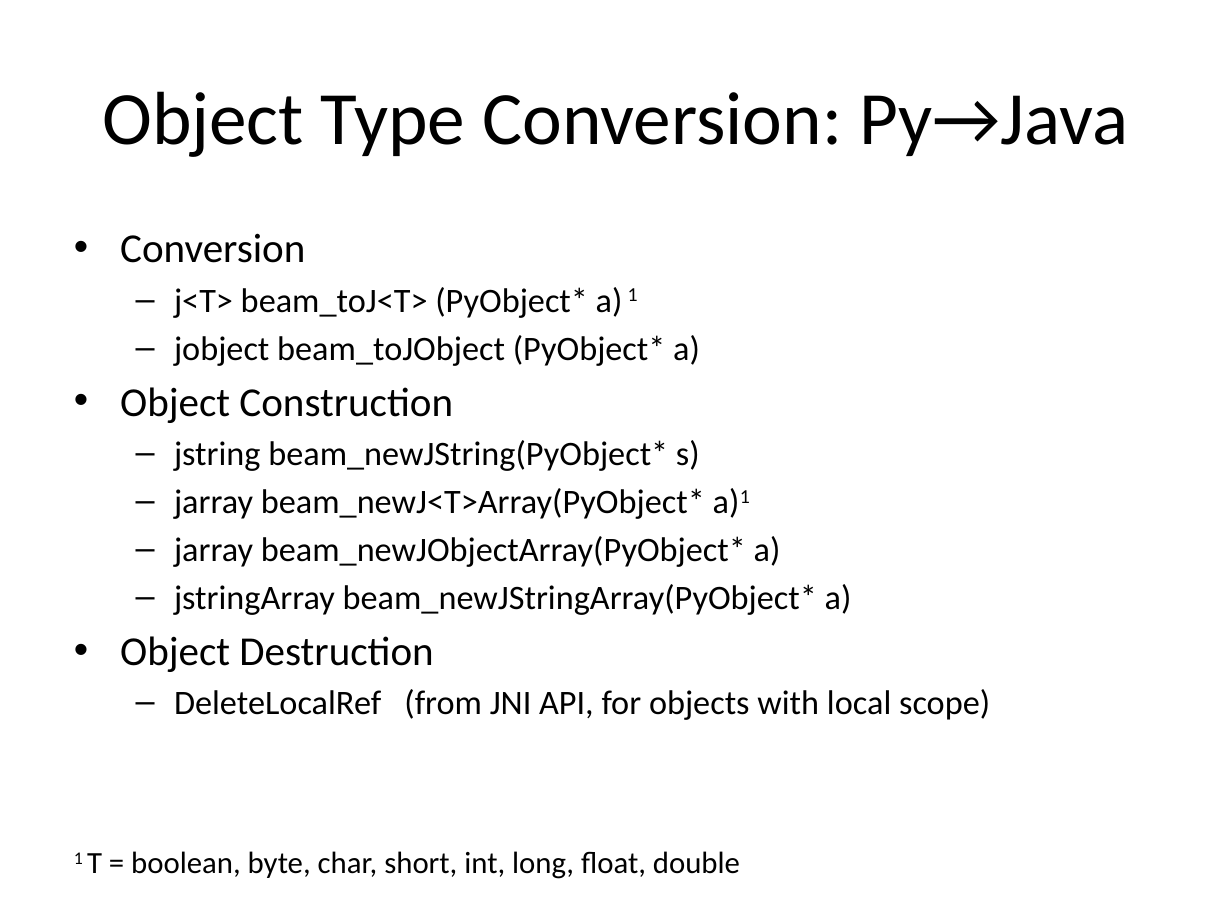
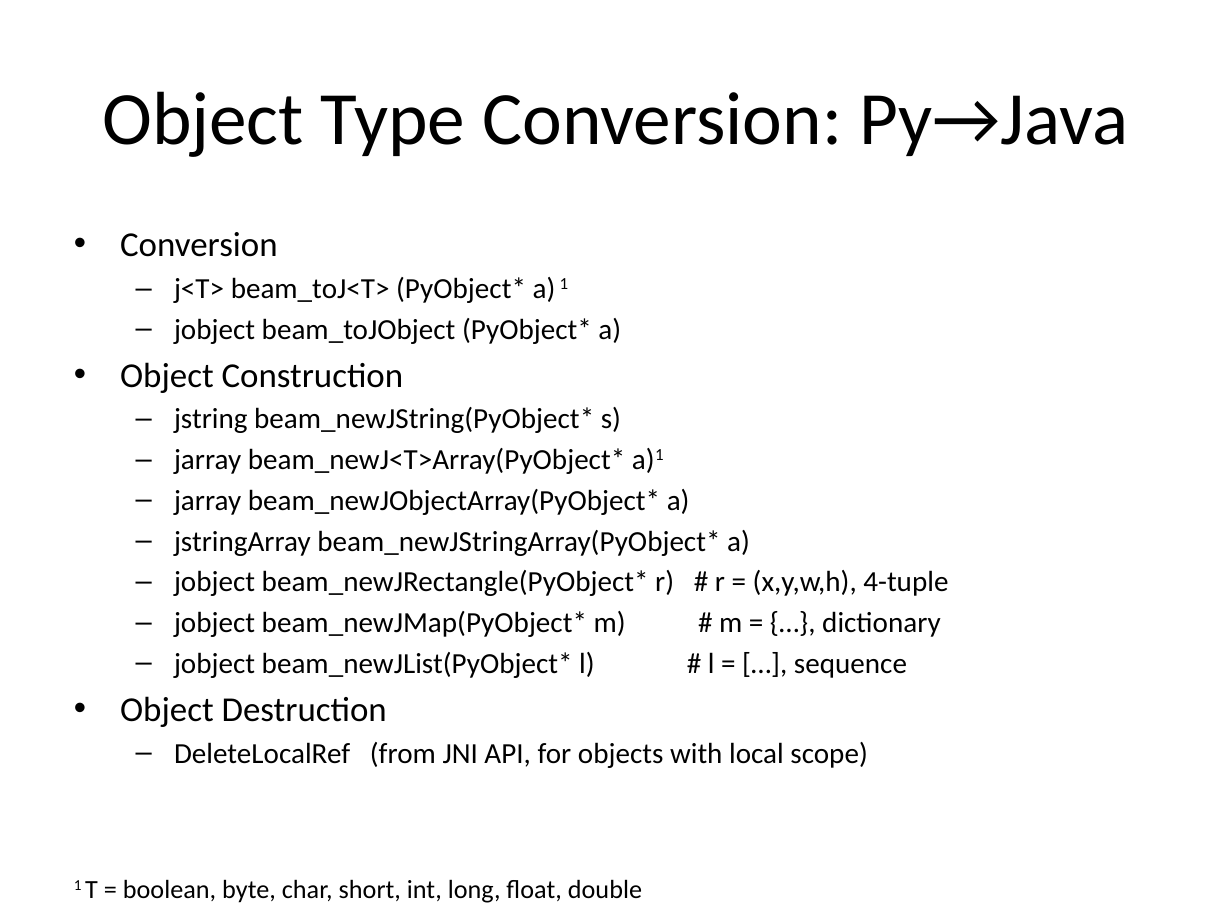
Before and after one commit to bcdev/beam-extapi, a slide deck: slide 17 of docs/beam-extapi.pptx. Drawn at 1232x924 pixels with LibreOffice and Linux fonts; fonts in the diff are those of the drawing. Boxes give left, top, right and bottom in pixels: in the first picture for what was removed or moved away, otherwise in the second. Text is boxed around its words. In the diff, an @@ line names an element or a change of style, - is before the commit and + after.

Commit message:
updated with overview of conversion functions

```diff
--- a/docs/beam-extapi.pptx
+++ b/docs/beam-extapi.pptx
@@ text at [74, 232, 867, 903]: size 24 to 20.4 pt in "Conversion", "Object Construction", "Object Destruction"; size 20 to 17 pt in "j<T> beam_toJ<T> (PyObject* a) 1", "jobject beam_toJObject (PyObject* a)", "jstring beam_newJString(PyObject* s)", "jarray beam_newJ<T>Array(PyObject* a)1" and 3 more places; size 18 to 15.3 pt in "1 T = boolean, byte, char, short, ..." @@
@@ text at [174, 570, 948, 678]: paragraphs added @@
+  – jobject beam_newJRectangle(PyObject* r) # r = (x,y,w,h), 4-tuple
+  – jobject beam_newJMap(PyObject* m) # m = {…}, dictionary
+  – jobject beam_newJList(PyObject* l) # l = […], sequence
```
Also in this commit, not shown: 5 other slides changed.
